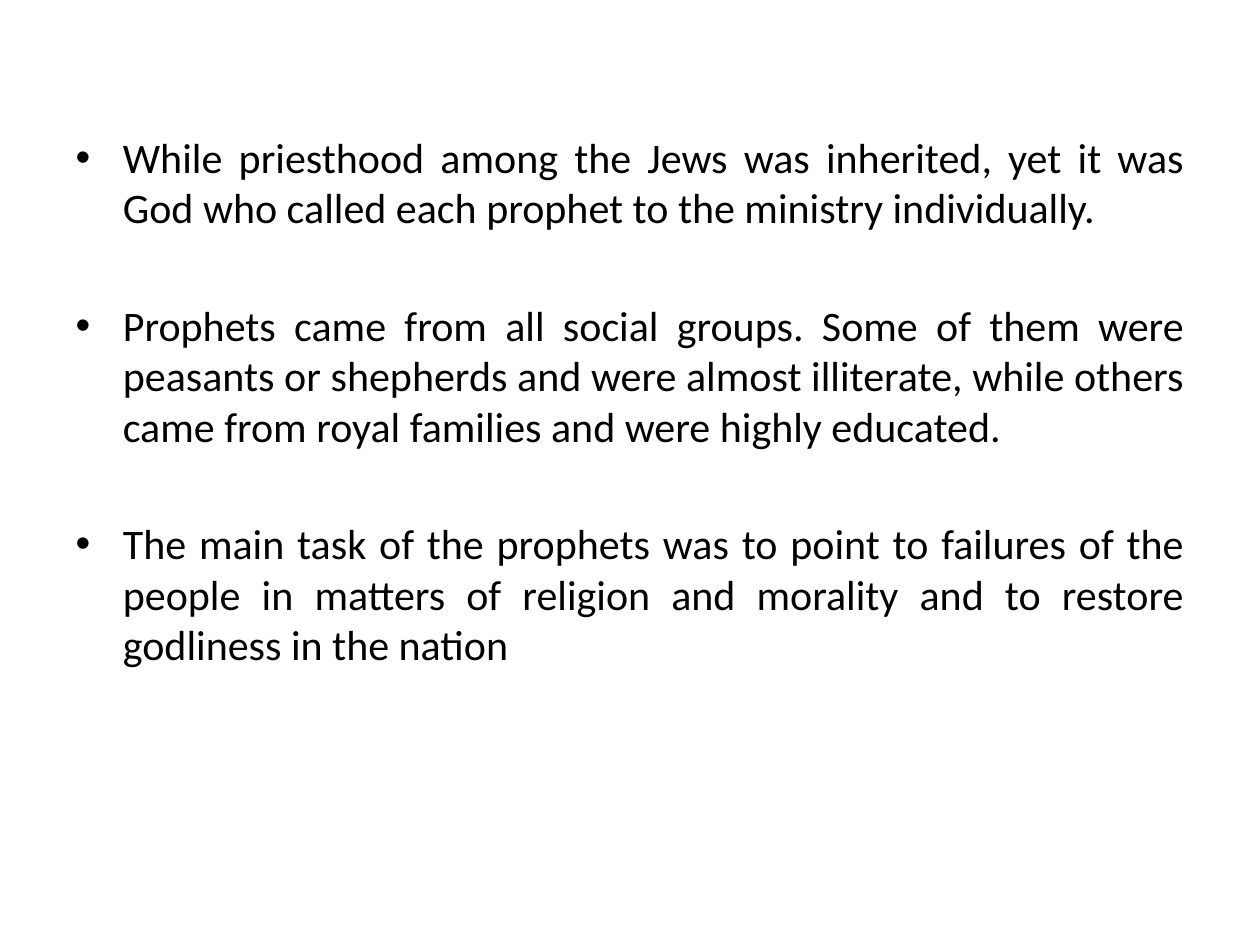
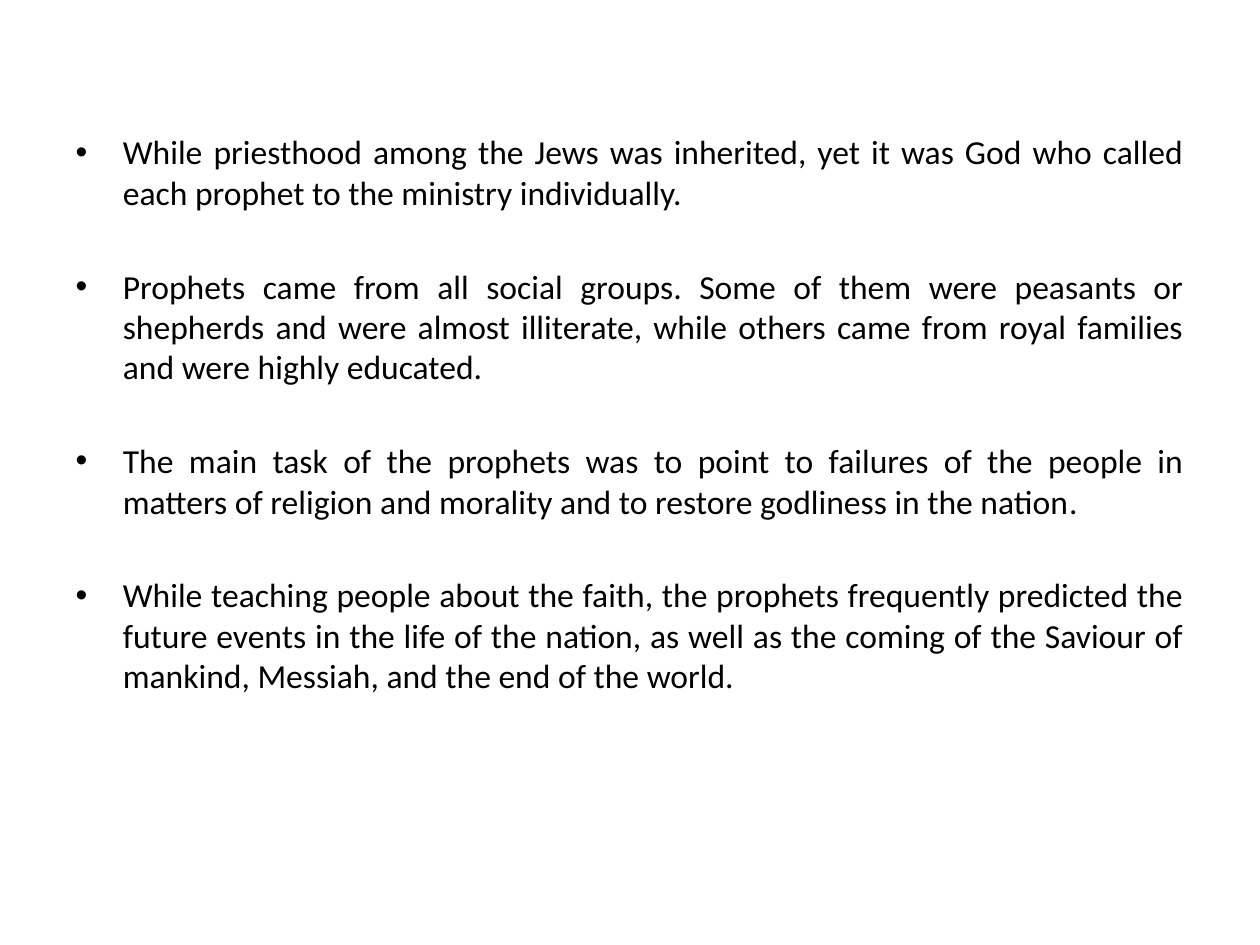
Before and after one commit to mutanganajoseph/Documents, a slide deck: slide 50 of auca/sem-1/intro-to-Bible-study/1 intro to Bible study Notes.pptx (slide 59 before the commit). Drawn at 1260x945 pixels with LibreOffice and Linux fonts; fonts in the diff are those of the drawing. Boxes give left, top, right and bottom in pixels: in the first picture for what was removed or moved away, otherwise in the second. Text is boxed around its words. In the diff, an @@ line names an element or a change of style, - is before the commit and + after.

```diff
--- a/auca/sem-1/intro-to-Bible-study/1 intro to Bible study Notes.pptx
+++ b/auca/sem-1/intro-to-Bible-study/1 intro to Bible study Notes.pptx
@@ text at bbox=[123, 140, 1183, 385]: size 24 to 19.2 pt in "While priesthood among the Jews was inherited, ...", "Prophets came from all social groups. Some ..." @@
@@ text at bbox=[123, 449, 1183, 692]: text changed; size 24 to 19.2 pt @@
-• The main task of the prophets was to point to failures of the people in matters of religion and morality and to restore godliness in the nation
+• The main task of the prophets was to point to failures of the people in matters of religion and morality and to restore godliness in the nation.
+• While teaching people about the faith, the prophets frequently predicted the future events in the life of the nation, as well as the coming of the Saviour of mankind, Messiah, and the end of the world.
```
Also in this commit, not shown: 44 other slides changed, 1 slide added, 18 slides removed, 1 other file.
